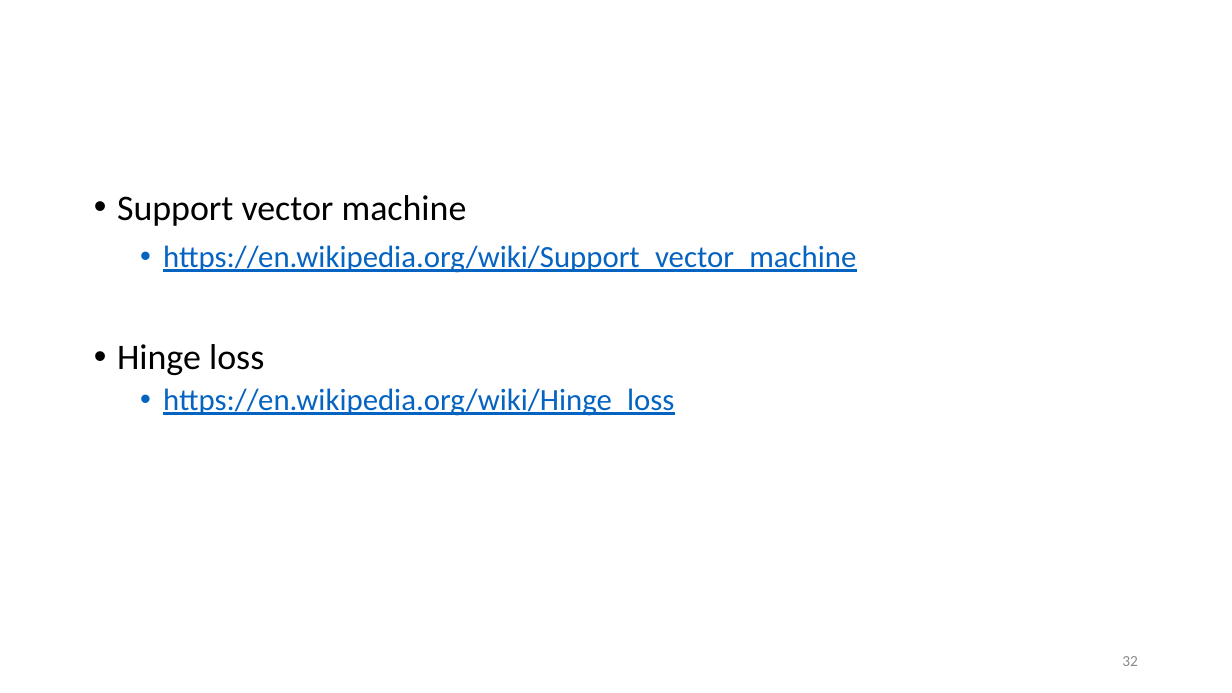
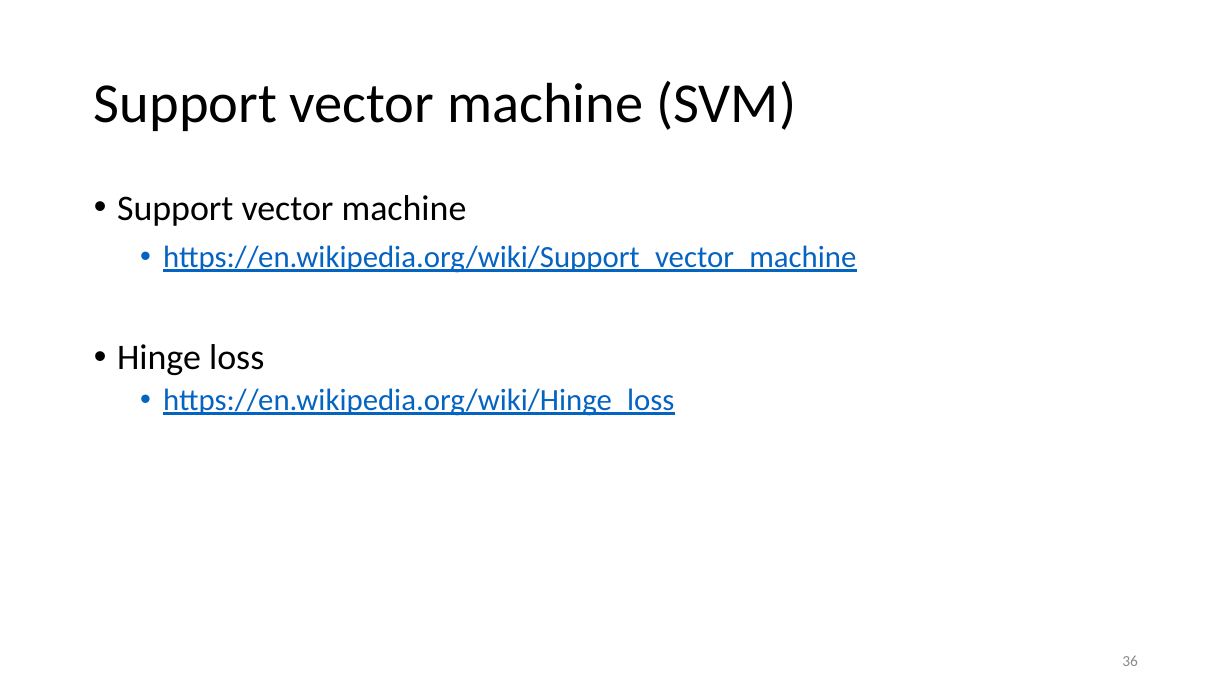
Before and after one commit to renyuanL/_ryTeach2018, a slide deck: slide 36 of _Notes/03_Ch03.pptx (slide 32 before the commit). Drawn at 1232x693 pixels with LibreOffice and Linux fonts; fonts in the diff are those of the drawing. Boxes give left, top, right and bottom in pixels: in the first picture for what was removed or moved away, otherwise in the second. Text is boxed around its words. In the diff, an @@ line names an element or a change of style, - is before the commit and + after.

```diff
--- a/_Notes/03_Ch03.pptx
+++ b/_Notes/03_Ch03.pptx
@@ title added at (94, 81, 796, 131), 44 pt, text #000000 @@
+Support vector machine (SVM)
@@ page number at (1122, 655, 1138, 666): text changed @@
-32
+36
```
Also in this commit, not shown: 1 other slide changed, 9 slides added, 1 slide removed, 3 other files.
